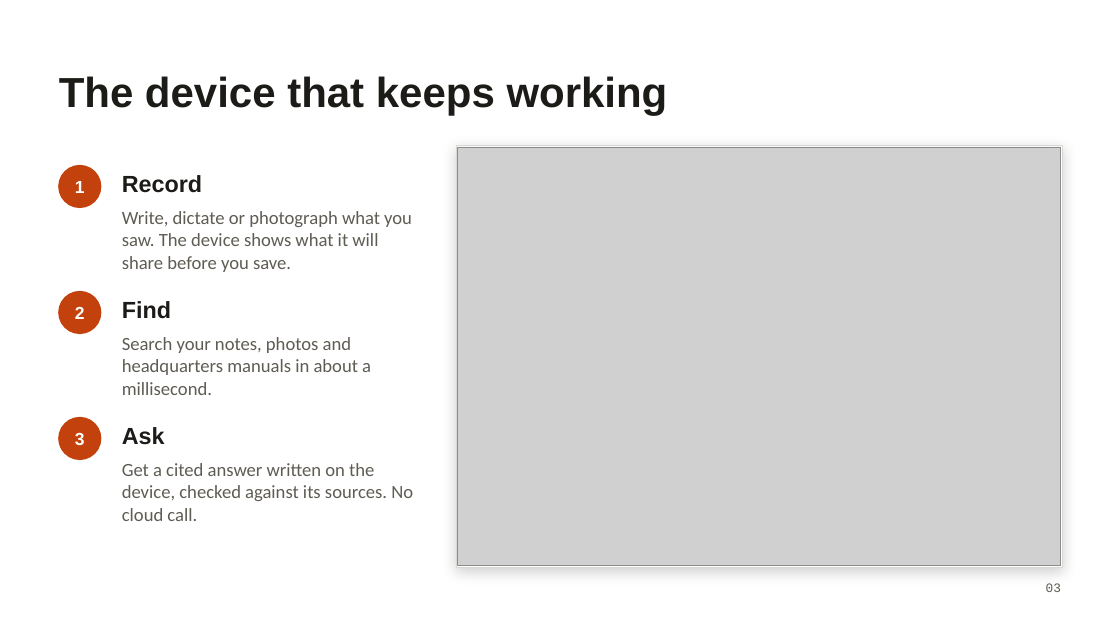
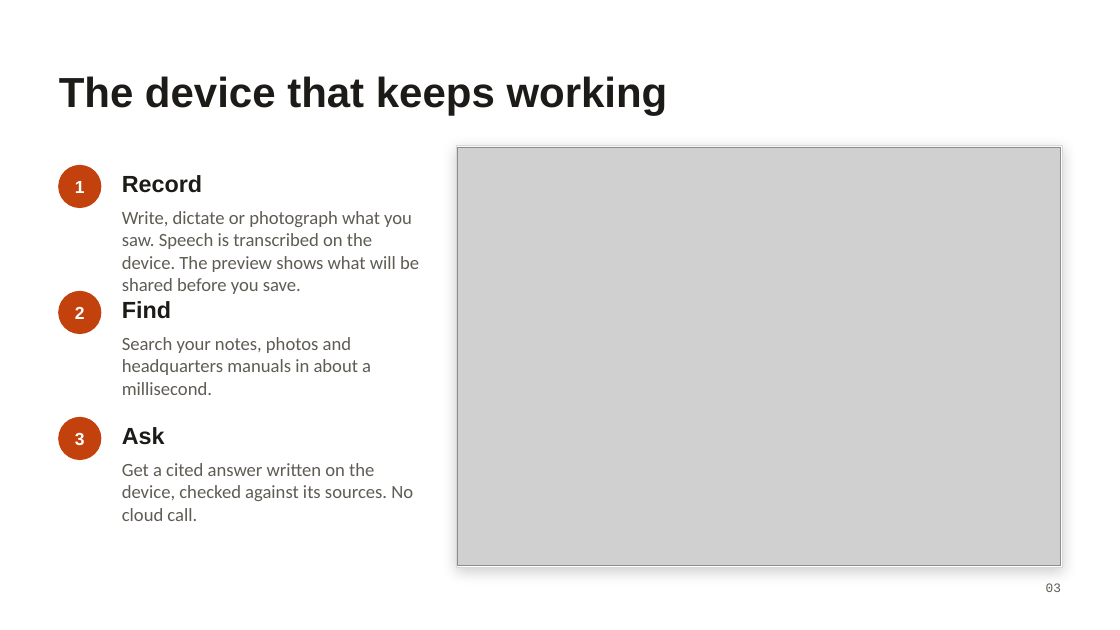
Before and after one commit to yabhinav1/fieldmind, a slide deck: slide 3 of docs/FieldMind-Compilers.pptx. Drawn at 1120x630 pixels with LibreOffice and Linux fonts; fonts in the diff are those of the drawing; grey boxes stand for pictures. Boxes give left, top, right and bottom in pixels: in the first picture for what was removed or moved away, otherwise in the second. Text is boxed around its words. In the diff, an @@ line names an element or a change of style, - is before the commit and + after.

Commit message:
Deck: current state, with a Try-it-live slide
On-device dictation, the hosted 24/7 setup and the new dashboard in the text;
a final slide with QR codes for the live device and the repository, and five
things to try in two minutes.

```diff
--- a/docs/FieldMind-Compilers.pptx
+++ b/docs/FieldMind-Compilers.pptx
@@ text at (122,211,419,294): text changed @@
-Write, dictate or photograph what you saw. The device shows what it will share before you save.
+Write, dictate or photograph what you saw. Speech is transcribed on the device. The preview shows what will be shared before you save.
```
Also in this commit, not shown: 2 other slides changed, 1 slide added, 5 other files.
